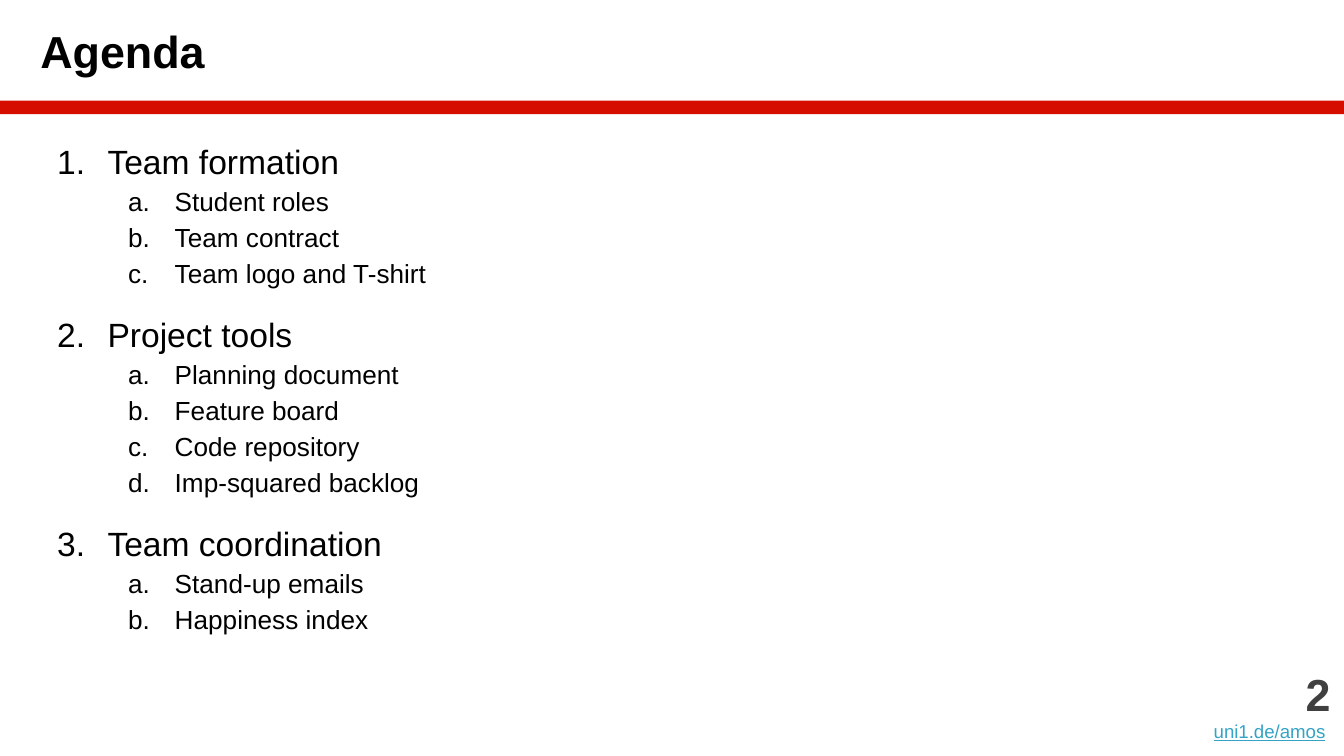
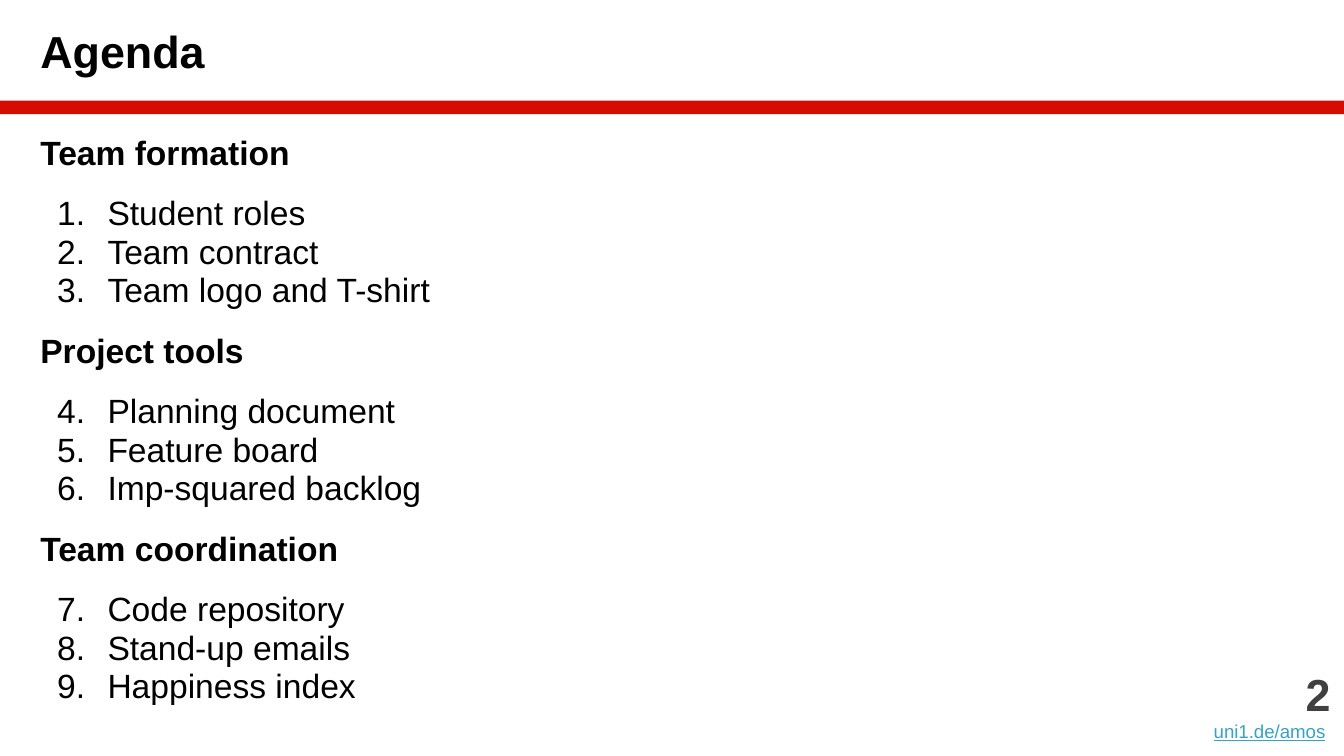
Before and after one commit to dirkriehle/amos-course, a slide deck: slide 2 of Lecture slides/AMOS B01 - Team and Tools.pptx. Drawn at 1344x756 pixels with LibreOffice and Linux fonts; fonts in the diff are those of the drawing. Boxes give left, top, right and bottom in pixels: in the first picture for what was removed or moved away, otherwise in the second. Text is boxed around its words. In the diff, an @@ line names an element or a change of style, - is before the commit and + after.

```diff
--- a/Lecture slides/AMOS B01 - Team and Tools.pptx
+++ b/Lecture slides/AMOS B01 - Team and Tools.pptx
@@ text at (x1=40, y1=140, x2=430, y2=704): bold on in "Team formation", "Project tools", "Team coordination"; size 14 to 18 pt in "Student roles", "Team contract", "Team logo and T-shirt", "Planning document" and 4 more places; bullet 1. to none; line spacing 1.15 to 0.95; bullet a. to 1.; list level 2 to 1 in "Student roles"; list level 2 to 1 in "Team contract"; list level 2 to 1 in "Team logo and T-shirt"; more space between paragraphs; list level 2 to 1 in "Planning document"; list level 2 to 1 in "Feature board"; list level 2 to 1 in "Imp-squared backlog"; list level 2 to 1 in "Stand-up emails"; list level 2 to 1 in "Happiness index" @@
@@ text at (x1=175, y1=437, x2=360, y2=462): paragraph removed @@
-  c. Code repository
@@ text at (x1=108, y1=596, x2=344, y2=627): paragraph added @@
+1. Code repository
```
Also in this commit, not shown: 3 other slides changed, 1 slide added, 11 other files.
